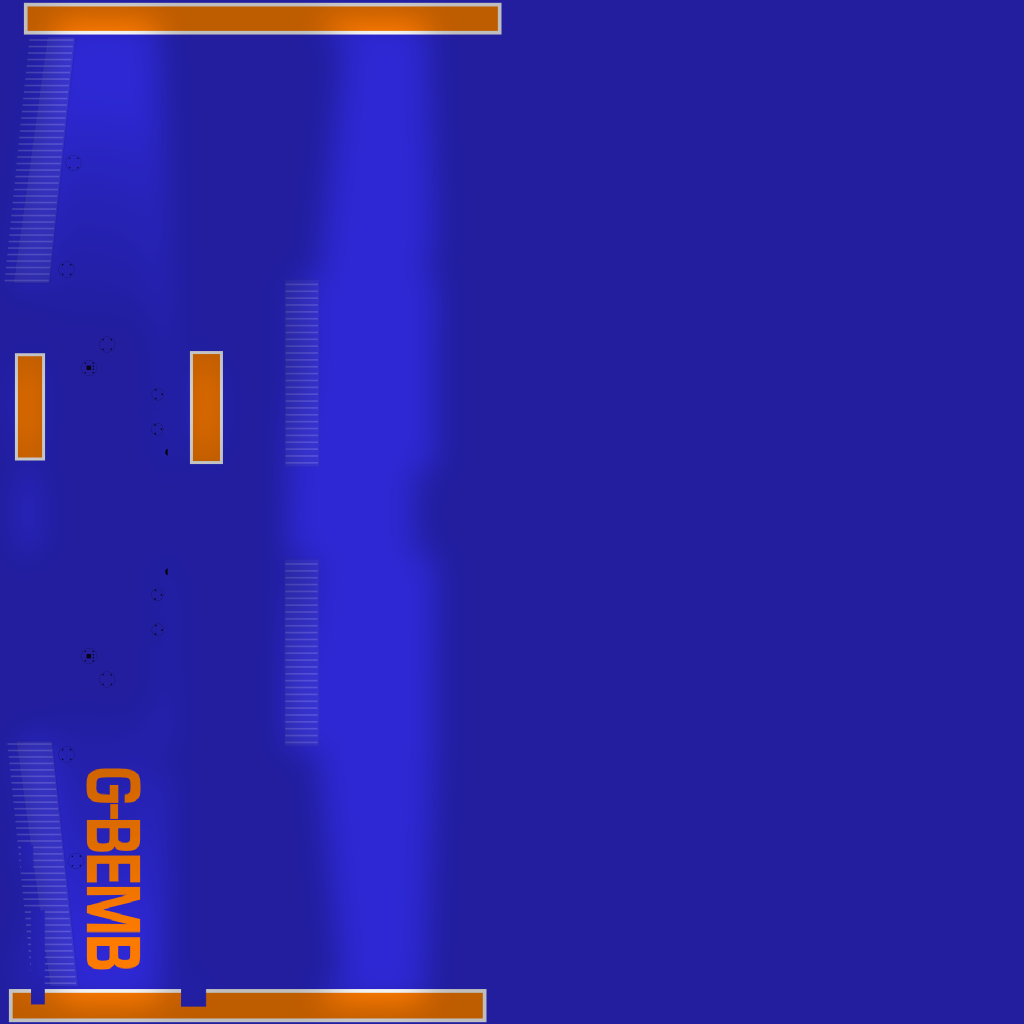
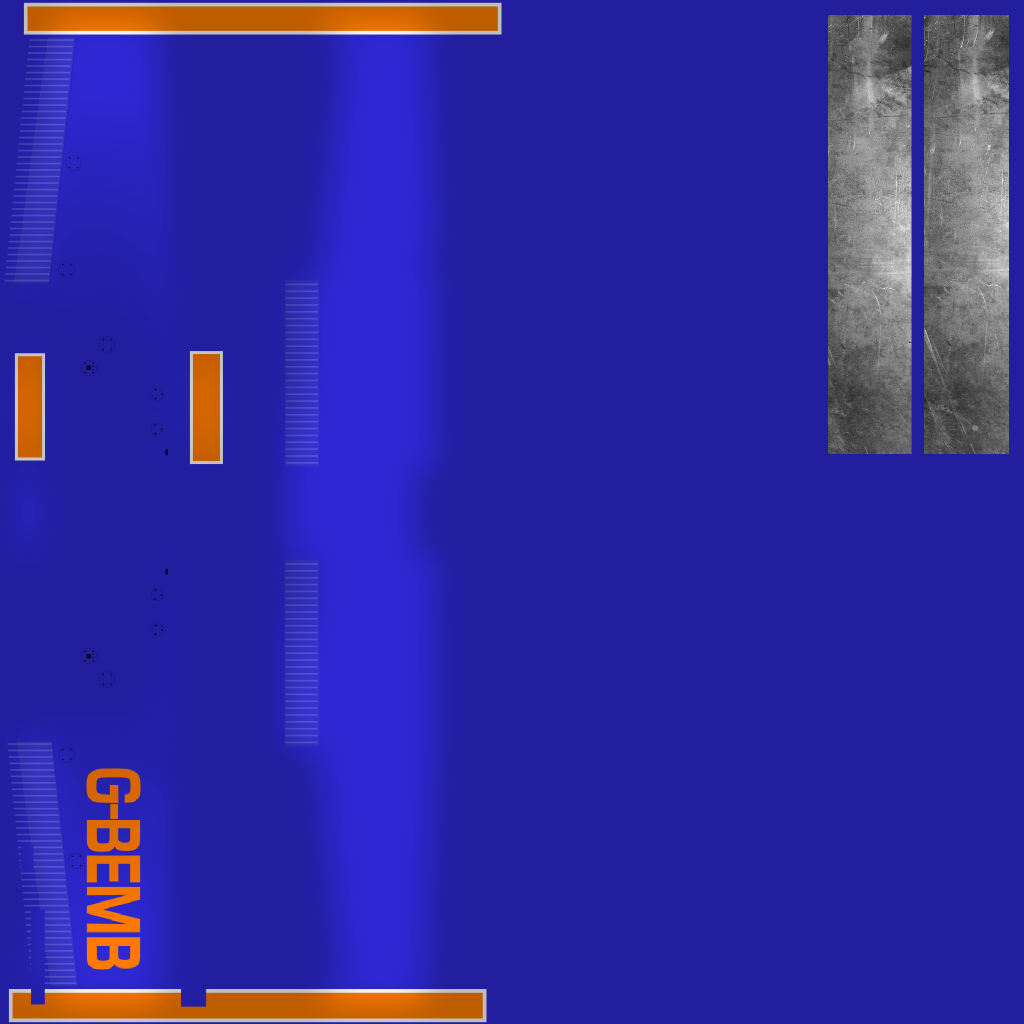
Comparing the layer stacks of the two (1024, 1024) images. Changes:
added layer "Clipboard #2" above "Clipboard #1" over (x1=828, y1=15, x2=1009, y2=454)
